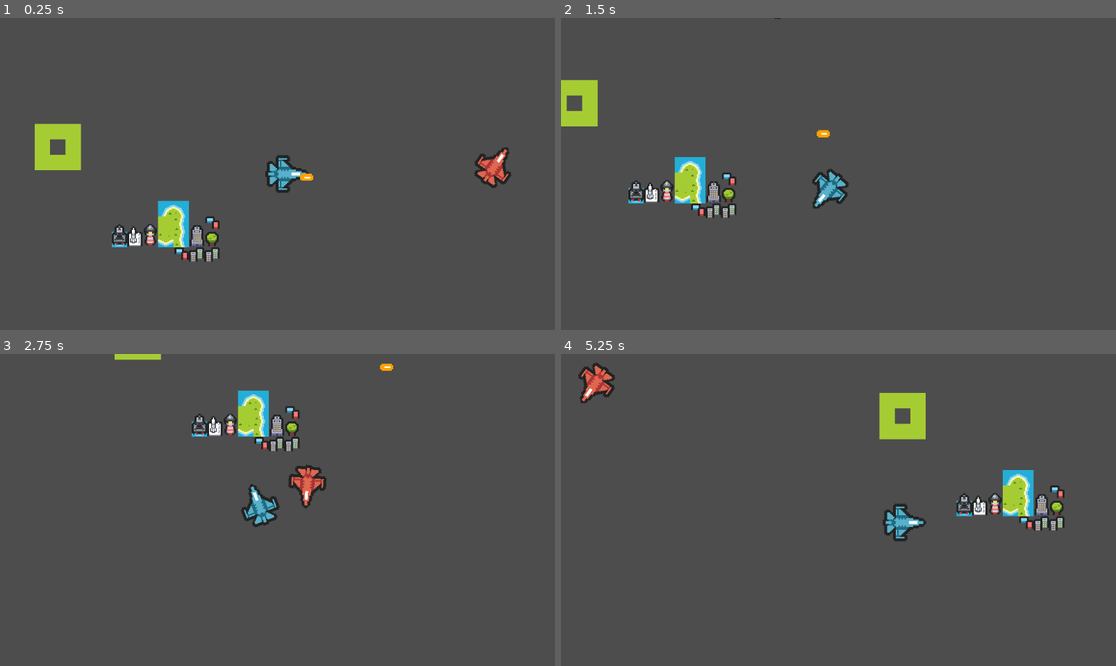
Above: before the commit, frames 1-4 (two rows, left to right).
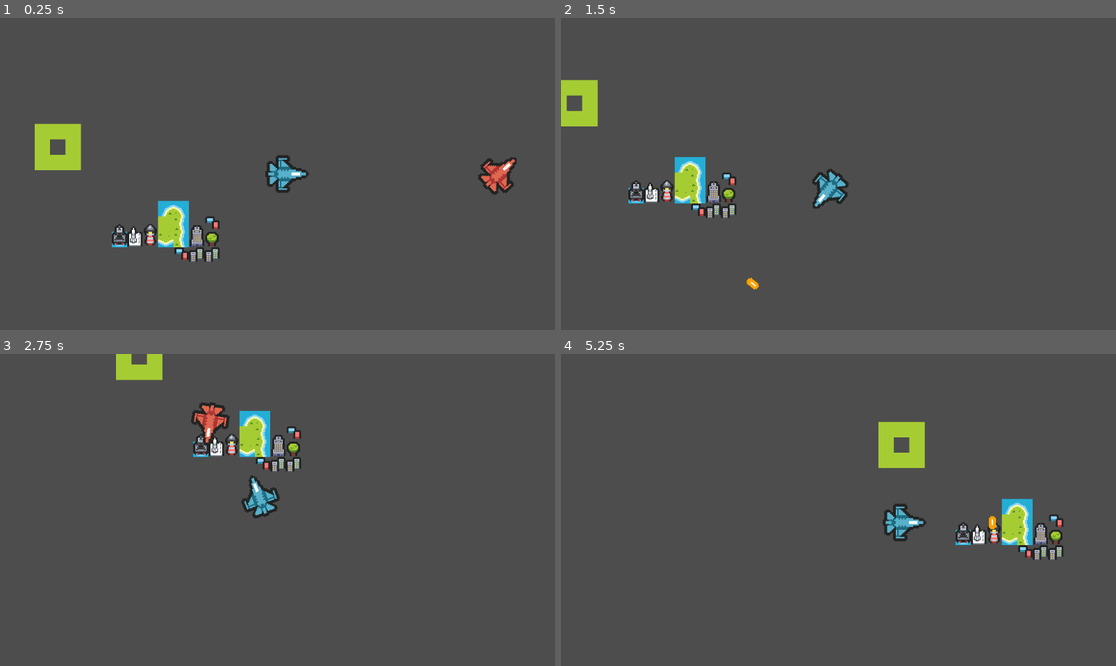
Above: after the commit, the same moments.

Repository: dancroker/Air-Combat-Game
Game: Godot game, scene res://main.tscn
Same seed, same stepped clock (60 frames per second), same inputs: the game is played once before the commit and once after it.
Inputs:
- Up to frame 1 (0.25 s): no input
- Up to frame 2 (1.5 s): hold D (right) 0.53-1.28 s; tap Space (fire shot, bound only after the commit) at 0.6, 1.35 s; hold S (down) from 1.28 s (still down)
- Up to frame 3 (2.75 s): release S (down) at 2.03 s; hold D (right) from 2.03 s (still down); tap Space (fire shot, bound only after the commit) at 2.1 s
- Up to frame 4 (5.25 s): release D (right) at 2.78 s; hold W (up) 2.78-3.53 s; tap Space (fire shot, bound only after the commit) every 0.75 s from 2.85 to 5.1 s; hold A (left) 3.53-5.03 s; hold S (down) from 5.03 s (still down)

The runs differ from the first frame. In frame 1, 0.7% of the frame differs, in the area x 54-94%, y 41-57%; in frame 2, 0.1%; in frame 3, 4.8%; in frame 4, 5.0%, in the area x 3-91%, y 2-66%.

Commit message:
Implemented a basic version of the bullets fired by the player

Diff:
--- /dev/null
+++ b/air-combat/basicbullet.tscn
@@ -0,0 +1,19 @@
+[gd_scene format=3 uid="uid://d2nunwkd54drr"]
+
+[ext_resource type="Script" uid="uid://clrvt6npk4vtj" path="res://scripts/bullet.gd" id="1_y0060"]
+[ext_resource type="Texture2D" uid="uid://b1j8lux4in6v2" path="res://assets/Air Strike/Effects/plane_shot.png" id="2_t1be0"]
+
+[sub_resource type="RectangleShape2D" id="RectangleShape2D_bfw0j"]
+size = Vector2(10, 12)
+
+[node name="CharacterBody2D" type="CharacterBody2D" unique_id=2063835049]
+scale = Vector2(3, 3)
+script = ExtResource("1_y0060")
+
+[node name="Sprite2D" type="Sprite2D" parent="." unique_id=1310784668]
+texture_filter = 1
+texture = ExtResource("2_t1be0")
+
+[node name="CollisionShape2D" type="CollisionShape2D" parent="." unique_id=191136318]
+shape = SubResource("RectangleShape2D_bfw0j")
+disabled = true
--- a/air-combat/main.tscn
+++ b/air-combat/main.tscn
@@ -8,7 +8,6 @@
 [ext_resource type="Script" uid="uid://ct2bkwymc78ko" path="res://scripts/map/map_designs.gd" id="3_lquwl"]
 [ext_resource type="Script" uid="uid://bmfj5mosq18qk" path="res://scripts/enemy.gd" id="7_5vw27"]
 [ext_resource type="Texture2D" uid="uid://bhi7gb5ku8r5b" path="res://assets/Air Strike/Planes/enemy_planes.png" id="7_272bh"]
-[ext_resource type="Texture2D" uid="uid://b1j8lux4in6v2" path="res://assets/Air Strike/Effects/plane_shot.png" id="9_kek77"]
 
 [sub_resource type="TileSetAtlasSource" id="TileSetAtlasSource_1bvp3"]
 texture = ExtResource("3_h2yge")
@@ -383,9 +382,6 @@
 [sub_resource type="RectangleShape2D" id="RectangleShape2D_h2yge"]
 size = Vector2(31, 30)
 
-[sub_resource type="RectangleShape2D" id="RectangleShape2D_4c57u"]
-size = Vector2(10, 10)
-
 [node name="Node2D" type="Node2D" unique_id=543733300]
 
 [node name="Ground Tile Map" type="TileMapLayer" parent="." unique_id=964857806]
@@ -403,7 +399,7 @@
 script = ExtResource("3_lquwl")
 
 [node name="Player" type="CharacterBody2D" parent="." unique_id=1179859349]
-position = Vector2(487, 104)
+position = Vector2(487.00003, 104)
 scale = Vector2(3, 3)
 script = ExtResource("1_0xm2m")
 
@@ -415,13 +411,15 @@
 vframes = 3
 
 [node name="CollisionShape2D" type="CollisionShape2D" parent="Player" unique_id=1128939312]
-visible = false
 position = Vector2(0.16666651, 0)
 shape = SubResource("RectangleShape2D_h2yge")
 
 [node name="Camera2D" type="Camera2D" parent="Player" unique_id=1843959126]
 visible = false
 position_smoothing_enabled = true
+
+[node name="Fire Location" type="Node2D" parent="Player" unique_id=606639027]
+position = Vector2(17.666656, 0)
 
 [node name="Enemy" type="CharacterBody2D" parent="." unique_id=173481769 node_paths=PackedStringArray("player")]
 position = Vector2(833, 161)
@@ -429,7 +427,7 @@
 script = ExtResource("7_5vw27")
 player = NodePath("../Player")
 speed = 600
-turn_speed = 2.0
+turn_speed = 1.5
 
 [node name="Sprite2D" type="Sprite2D" parent="Enemy" unique_id=663300740]
 texture_filter = 1
@@ -441,15 +439,3 @@
 [node name="CollisionShape2D" type="CollisionShape2D" parent="Enemy" unique_id=1716213648]
 position = Vector2(0.16666651, 0)
 shape = SubResource("RectangleShape2D_h2yge")
-
-[node name="Area2D" type="Area2D" parent="." unique_id=678075234]
-position = Vector2(565, 111)
-rotation = 1.5707964
-scale = Vector2(3, 3)
-
-[node name="CollisionShape2D" type="CollisionShape2D" parent="Area2D" unique_id=31757811]
-shape = SubResource("RectangleShape2D_4c57u")
-
-[node name="Sprite2D" type="Sprite2D" parent="Area2D" unique_id=1349995911]
-texture_filter = 1
-texture = ExtResource("9_kek77")
--- a/air-combat/project.godot
+++ b/air-combat/project.godot
@@ -41,6 +41,11 @@
 , Object(InputEventKey,"resource_local_to_scene":false,"resource_name":"","device":-1,"window_id":0,"alt_pressed":false …(186 unchanged characters)…
 ]
 }
+"fire shot"={
+"deadzone": 0.5,
+"events": [Object(InputEventKey,"resource_local_to_scene":false,"resource_name":"","device":-1,"window_id":0,"alt_pressed":false,"shift_pressed":false,"ctrl_pressed":false,"meta_pressed":false,"pressed":false,"keycode":0,"physical_keycode":32,"key_label":0,"unicode":32,"location":0,"echo":false,"script":null)
+]
+}
 
 [physics]
 
--- a/air-combat/scripts/bullet.gd
+++ b/air-combat/scripts/bullet.gd
@@ -1,11 +1,14 @@
-extends Area2D
-
+extends CharacterBody2D
+var pos : Vector2
+var rota : float
+var dir : float
+var speed = 2000
 
 # Called when the node enters the scene tree for the first time.
-func _ready() -> void:
+func _ready():
+	global_position = pos
+	global_rotation = rota
 	pass # Replace with function body.
-
-
-# Called every frame. 'delta' is the elapsed time since the previous frame.
-func _process(delta: float) -> void:
-	pass
+func _physics_process(delta):
+	velocity = Vector2(speed,0).rotated(dir)
+	move_and_slide()
--- a/air-combat/scripts/player_control.gd
+++ b/air-combat/scripts/player_control.gd
@@ -6,6 +6,7 @@
 @export var max_engine_force = 300 #/10
 @export var engine_change_force = 5
 
+var bullet_path=preload("res://basicbullet.tscn")
 
 var rotation_direction = 0
 
@@ -24,7 +25,18 @@
 					engine_force = max_engine_force
 	velocity = transform.x * engine_force
 
+	var shoot = Input.is_action_just_pressed("fire shot")
+	if (shoot):
+		fire()
+
 func _physics_process(delta):
 	get_input()
 	rotation += rotation_direction * rotation_speed * delta
 	move_and_slide()
+
+func fire():
+	var bullets = bullet_path.instantiate()
+	bullets.dir = rotation
+	bullets.pos=$"Fire Location".global_position
+	bullets.rota=global_rotation
+	get_parent().add_child(bullets)
